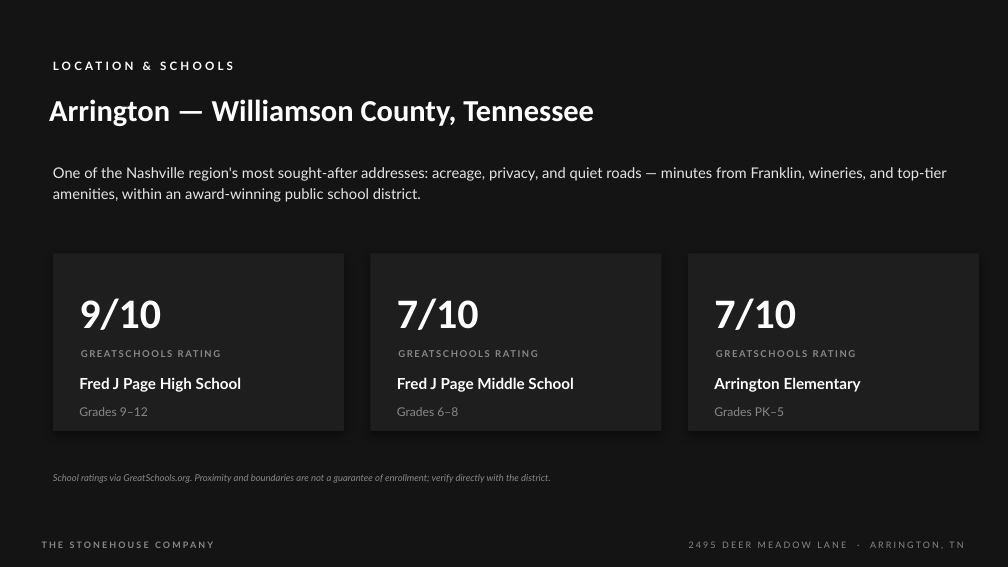
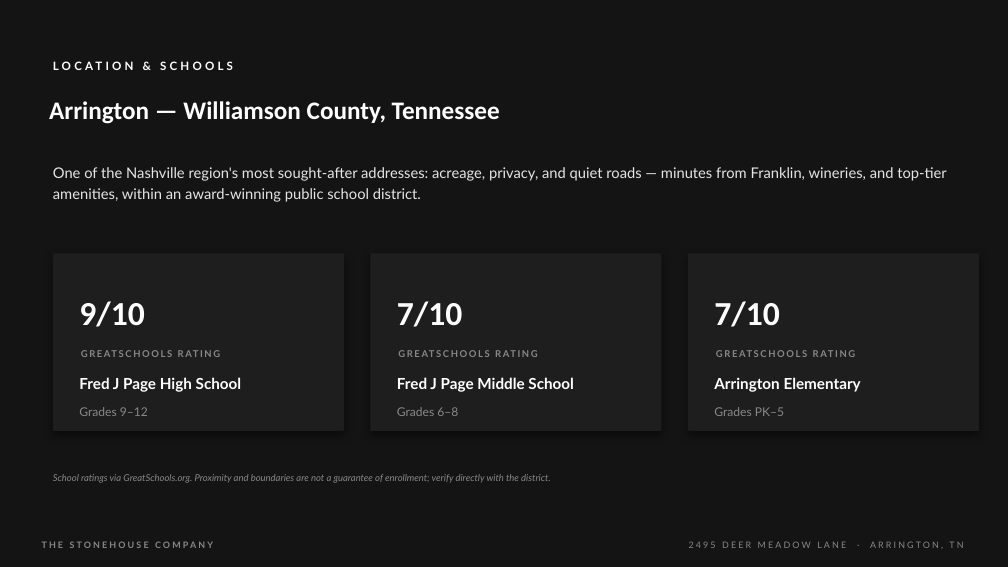
Before and after one commit to The-Stonehouse-Company/Dashboard, a slide deck: slide 32 of assets/listings/2495-deer-meadow-ln/showcase-deck.pptx. Drawn at 1008x567 pixels with LibreOffice and Linux fonts; fonts in the diff are those of the drawing. Boxes give left, top, right and bottom in pixels: in the first picture for what was removed or moved away, otherwise in the second. Text is boxed around its words. In the diff, an @@ line names an element or a change of style, - is before the commit and + after.

```diff
--- a/assets/listings/2495-deer-meadow-ln/showcase-deck.pptx
+++ b/assets/listings/2495-deer-meadow-ln/showcase-deck.pptx
@@ text "Arrington — Williamson County, Tennessee" at (x1=49, y1=101, x2=500, y2=124): size 29 to 24 pt @@
@@ size 40 to 32 pt in 3 elements at (x1=79, y1=301, x2=144, y2=327), (x1=397, y1=301, x2=462, y2=327), (x1=714, y1=301, x2=779, y2=327) @@
```
Also in this commit, not shown: 11 other slides changed, 2 other files.
